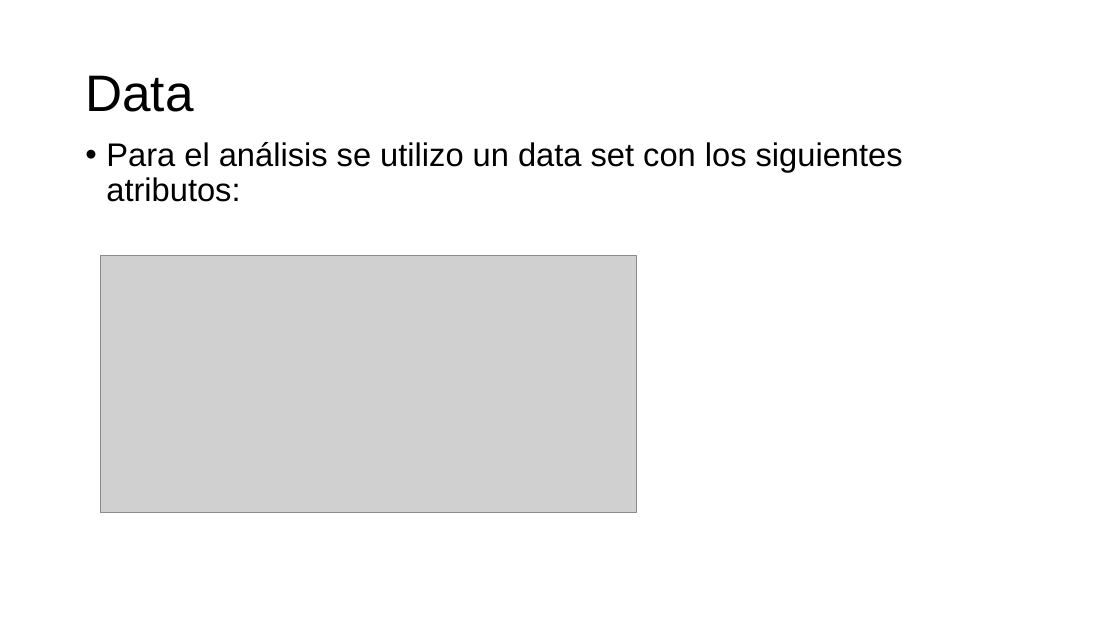
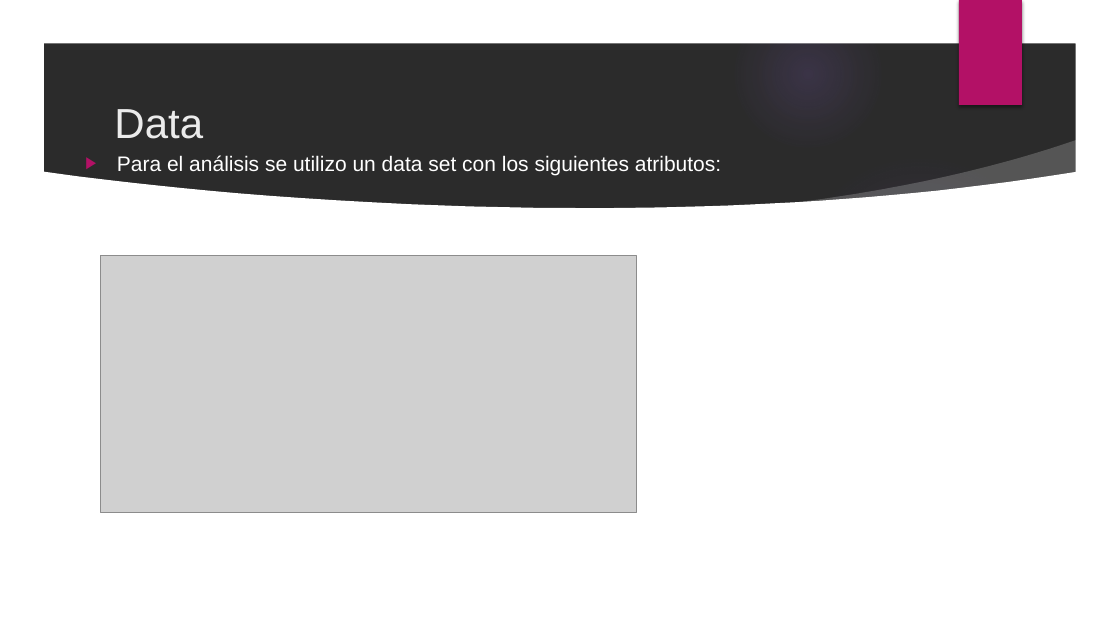
Before and after one commit to pdelucchi/PlayStore_Analysis, a slide deck: slide 6 of Google Play Appstore Forecasting.pptx (slide 5 before the commit). Drawn at 1120x630 pixels with LibreOffice and Linux fonts; fonts in the diff are those of the drawing; grey boxes stand for pictures; background and template pictures are left out; a plain dark background stands for a picture behind light text. Boxes give left, top, right and bottom in pixels: in the first picture for what was removed or moved away, otherwise in the second. Text is boxed around its words. In the diff, an @@ line names an element or a change of style, - is before the commit and + after.

```diff
--- a/Google Play Appstore Forecasting.pptx
+++ b/Google Play Appstore Forecasting.pptx
@@ background #FFFFFF to picture (left out) @@
@@ group added at [0,0,1120,630]: 3 freeform shapes, 2 ellipses @@
@@ rectangle added at [959,0,1022,105], fill #B31166 @@
@@ title "Data": place and size @@
-title "Data" at [85,75,193,112]
+title "Data" at [114,109,203,139]
@@ title "Data" at [114,109,203,139]: size 44 to 36 pt, text colour #000000 to #EBEBEB; line spacing 0.9 to 1 @@
@@ text "Para el análisis se utilizo ...": place and size @@
-text "Para el análisis se utilizo ..." at [106,142,903,202]
+text "Para el análisis se utilizo ..." at [117,155,721,175]
@@ text "Para el análisis se utilizo ..." at [117,155,721,175]: size 28 to 18 pt, text colour #000000 to #FFFFFF; bullet • to ▶; line spacing 0.9 to 1 @@
```
Also in this commit, not shown: 13 other slides changed, 6 slides added, 1 other file.
